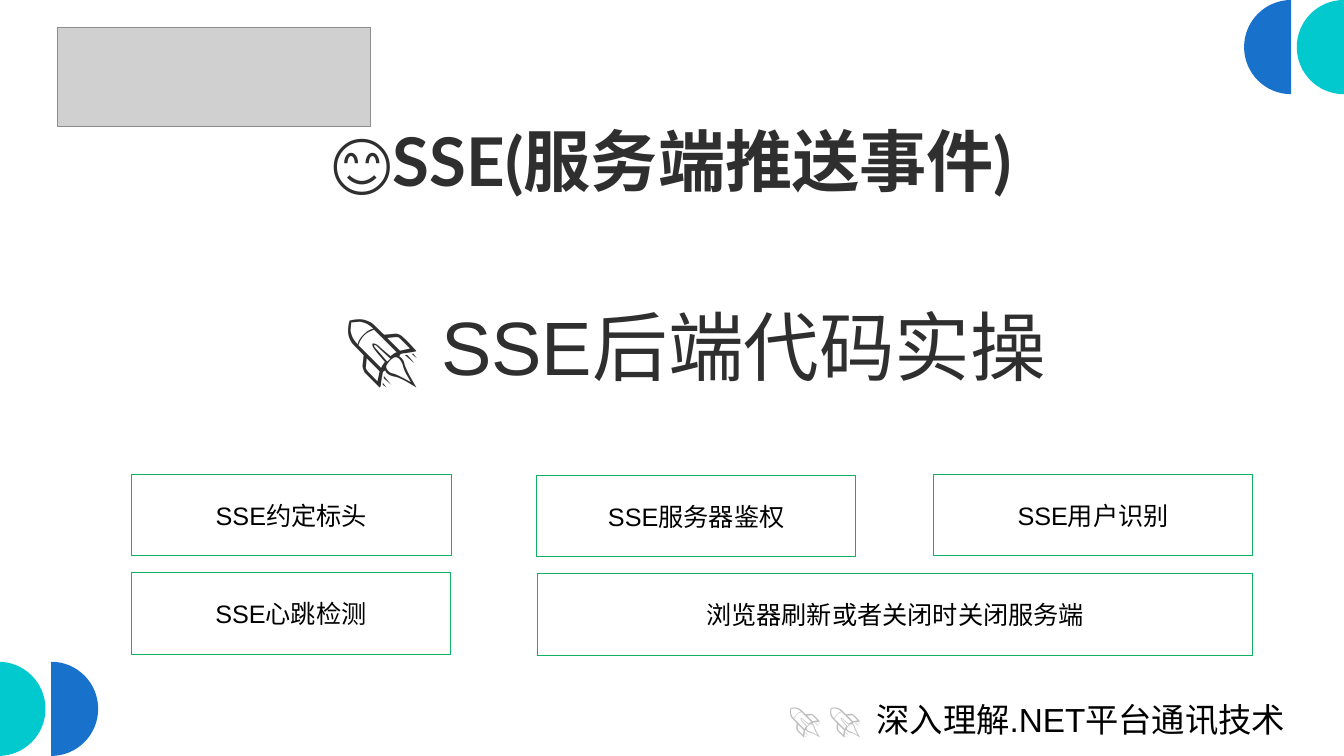
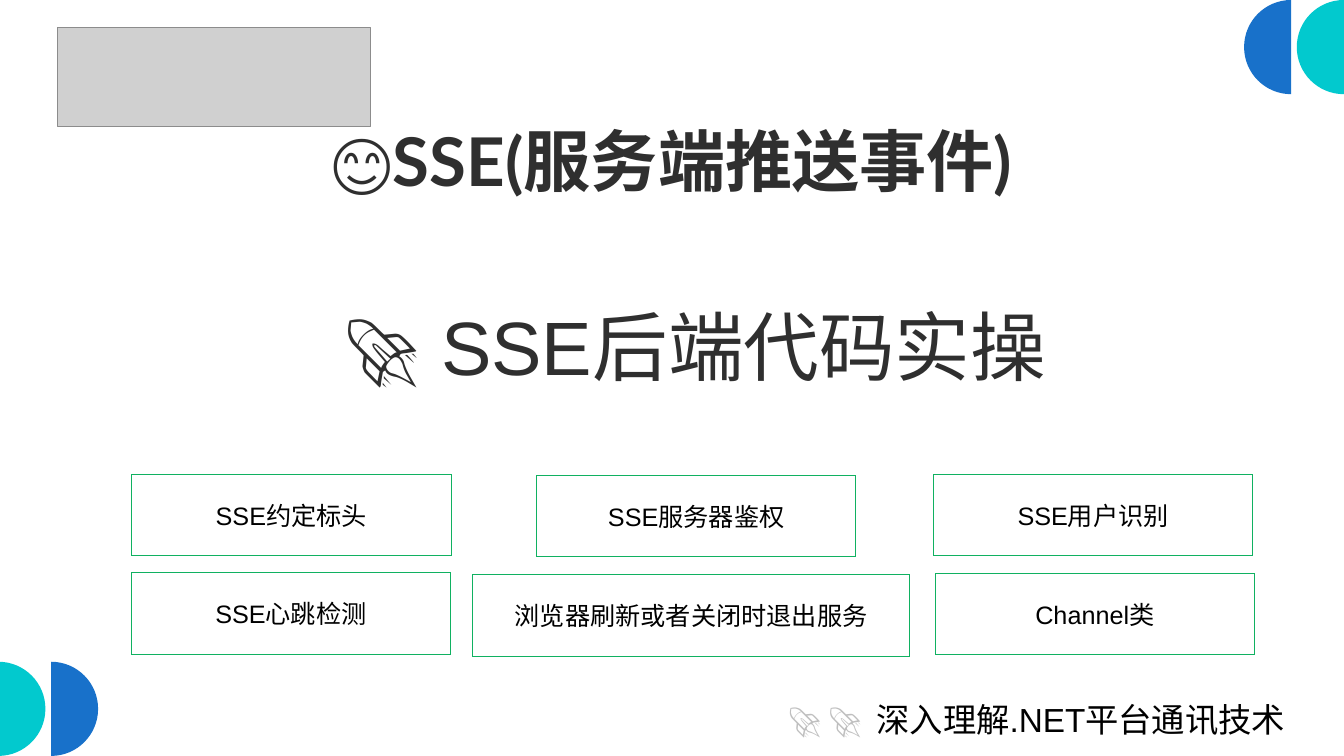
Before and after one commit to scottfly189/dotnet_net_course, a slide deck: slide 5 of src/8.SseDemo/sse_server.odp. Drawn at 1344x756 pixels with LibreOffice and Linux fonts; fonts in the diff are those of the drawing; grey boxes stand for pictures. Boxes give left, top, right and bottom in pixels: in the first picture for what was removed or moved away, otherwise in the second. Text is boxed around its words. In the diff, an @@ line names an element or a change of style, - is before the commit and + after.

```diff
--- a/src/8.SseDemo/sse_server.odp
+++ b/src/8.SseDemo/sse_server.odp
@@ rectangle "浏览器刷新或者关闭时退出服务": place and size @@
-rectangle "浏览器刷新或者关闭时退出服务" at [537, 573, 1251, 655]
+rectangle "浏览器刷新或者关闭时退出服务" at [473, 574, 909, 656]
@@ rectangle added at [935, 573, 1254, 655], outline #10B161 0 pt, 18 pt, text #000000 @@
+Channel类
@@ text in rectangle at [515, 603, 868, 627]: text changed @@
-浏览器刷新或者关闭时关闭服务端
+浏览器刷新或者关闭时退出服务
```
Also in this commit, not shown: 8 other slides changed, 1 slide added, 5 other files.
